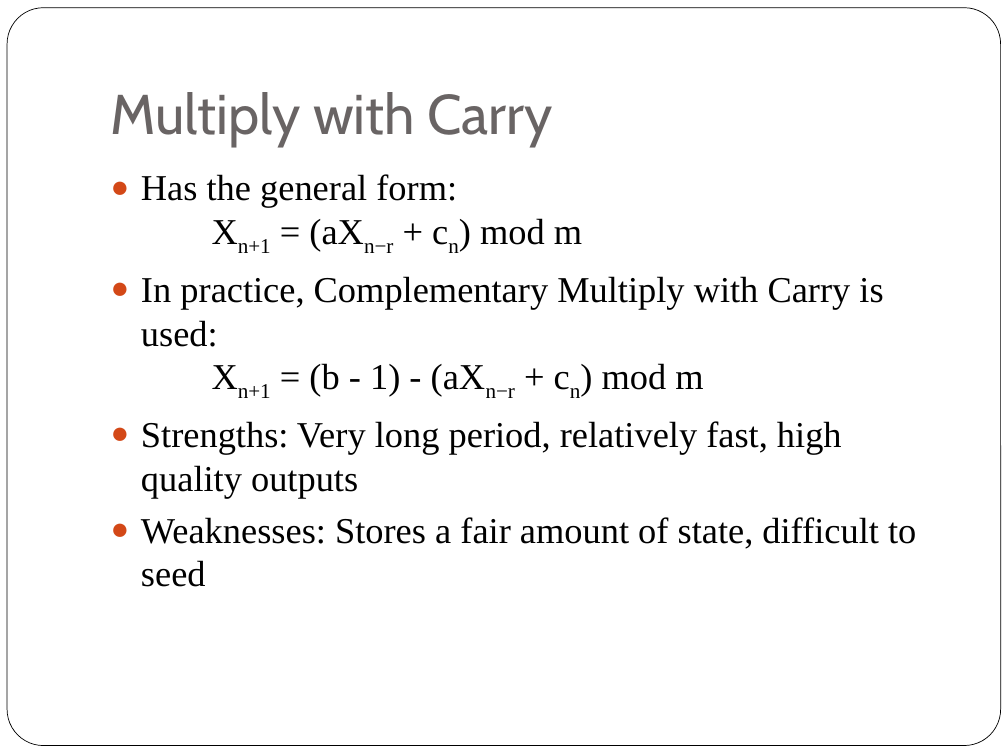
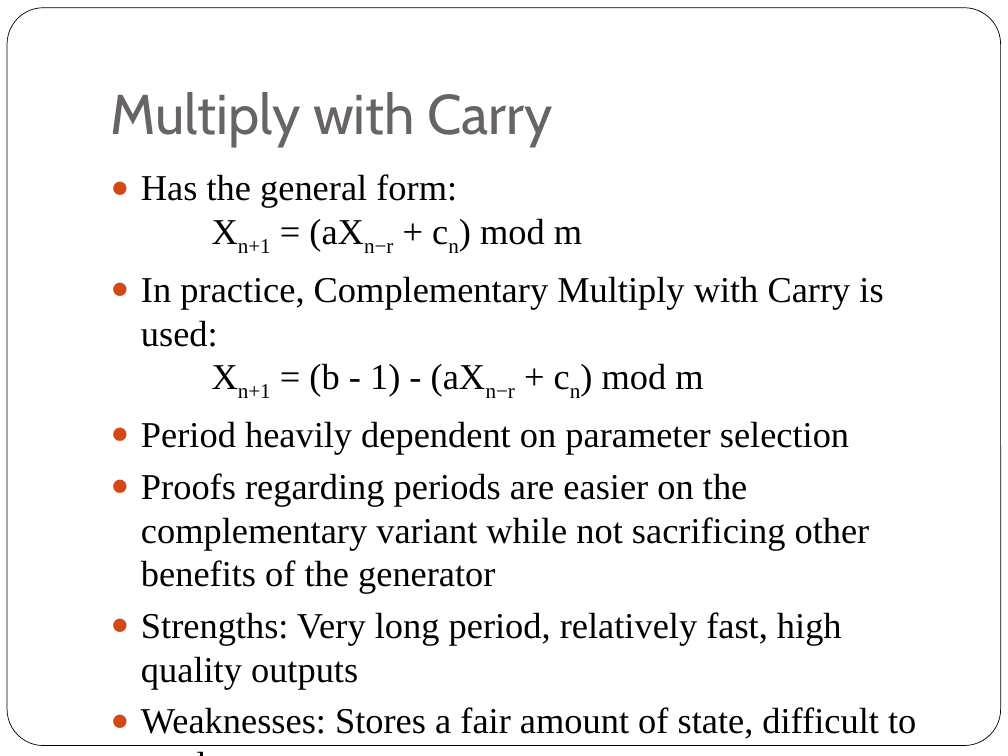
Before and after one commit to kashev/rngs, a slide deck: slide 9 of presentation/pres.pptx (slide 7 before the commit). Drawn at 1008x756 pixels with LibreOffice and Linux fonts; fonts in the diff are those of the drawing. Boxes give left, top, right and bottom in pixels: in the first picture for what was removed or moved away, otherwise in the second. Text is boxed around its words. In the diff, an @@ line names an element or a change of style, - is before the commit and + after.

Commit message:
Update generator slides in presentation

```diff
--- a/presentation/pres.pptx
+++ b/presentation/pres.pptx
@@ text at <box>141,421,870,593</box>: paragraphs added @@
+● Period heavily dependent on parameter selection
+● Proofs regarding periods are easier on the complementary variant while not sacrificing other benefits of the generator
```
Also in this commit, not shown: 4 other slides changed, 3 slides added.
